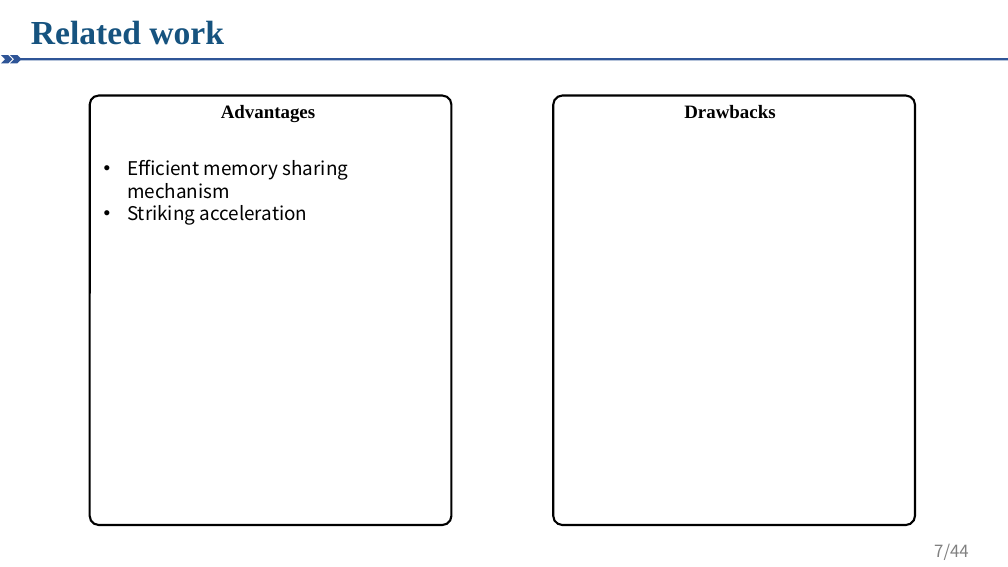
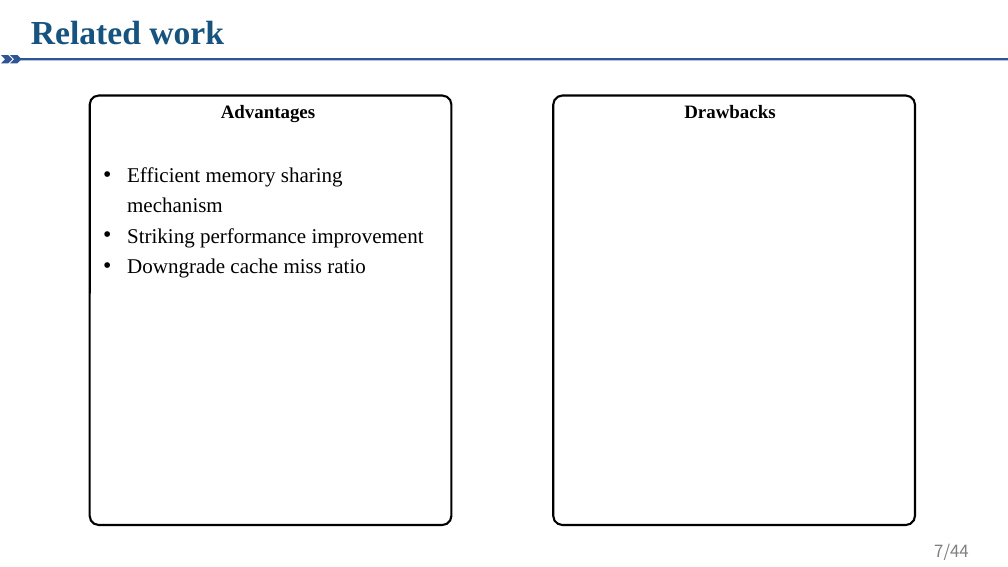
Before and after one commit to Qinyong-Li/obsidian, a slide deck: slide 7 of OS/DONS/FES.pptx. Drawn at 1008x567 pixels with LibreOffice and Linux fonts; fonts in the diff are those of the drawing. Boxes give left, top, right and bottom in pixels: in the first picture for what was removed or moved away, otherwise in the second. Text is boxed around its words. In the diff, an @@ line names an element or a change of style, - is before the commit and + after.

```diff
--- a/OS/DONS/FES.pptx
+++ b/OS/DONS/FES.pptx
@@ text at <box>127,167,343,213</box>: size 18 to 20 pt, font Noto Sans CJK SC to Times New Roman in "Efficient memory sharing mechanism"; line spacing 1 to 1.2 @@
@@ text at <box>127,228,424,278</box>: text changed; size 18 to 20 pt; font Noto Sans CJK SC to Times New Roman @@
-• Striking acceleration
+• Striking performance improvement
+• Downgrade cache miss ratio
```
Also in this commit, not shown: 2 other files.
